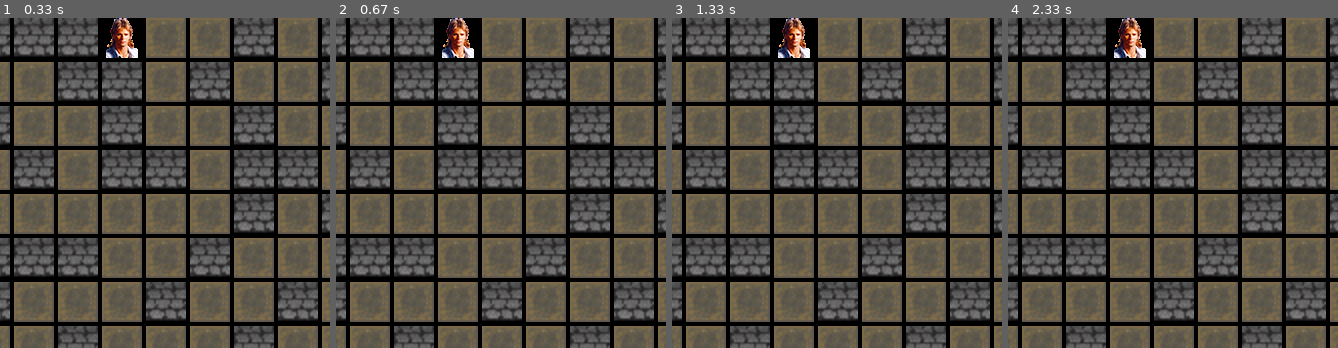
Above: before the commit, frames 1-4 (left to right).
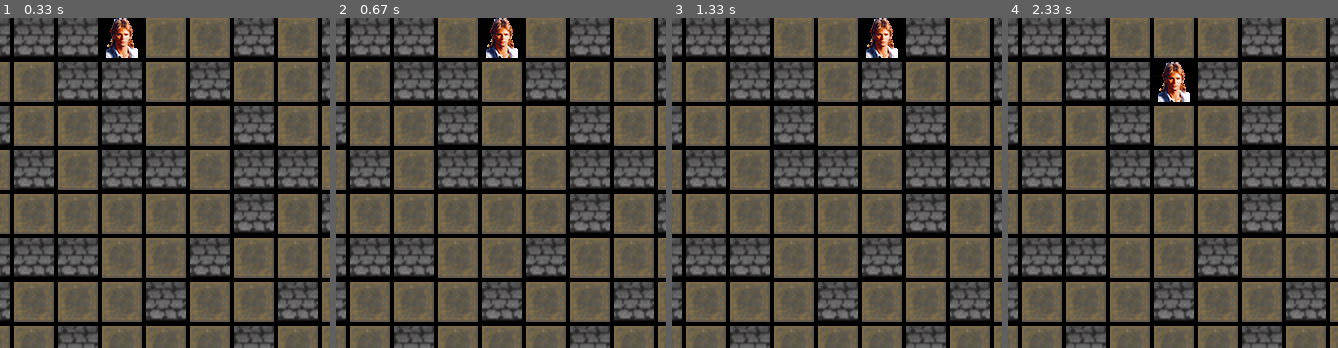
Above: after the commit, the same moments.

Repository: DenisLamalis/cours-python
Game: pygame game, started from environments/oc-p3/main.py
The game is run twice, just before and just after one commit, with the same random seed, the same clock (stepped at 60 frames per second) and the same inputs.
Inputs:
- Up to frame 1 (0.33 s): no input
- Up to frame 2 (0.67 s): hold Right from 0.33 s (still down)
- Up to frame 3 (1.33 s): release Right at 0.8 s; hold Up 0.83-1.13 s; hold Right from 1.17 s (still down)
- Up to frame 4 (2.33 s): release Right at 1.63 s; hold Left 1.67-2.22 s; hold Down from 2.25 s (still down)
The pictures show only the part of the screen within x 5-55%, y 0-50%; the shares and areas given below are measured in that part.

Frame 1 is identical in both runs. In frame 2, 2.9% of the frame differs, in the area x 30-57%, y 0-13%; in frame 3, 2.9%; in frame 4, 2.9%.

Commit message:
oc-p3 in progress

Diff:
--- a/environments/oc-p3/draw_maze.py
+++ b/environments/oc-p3/draw_maze.py
@@ -22,6 +22,8 @@
         self.screen_start()
         self.screen_goal()
         self.screen_items()
+        # self.display_mac()
+        # self.move_mac(self.position_perso)
 
         # self.draw_maze()
 
@@ -93,15 +95,21 @@
             i = i + 1
         pygame.display.flip()
 
-    def display_mac(self, position_mac):
-        """ Display MacGyver on the maze. """
-        self.img_mg = pygame.image.load('images/MacGyver.png').convert()
-        position_mac = list(self.start)[0]
-        pos_x = position_mac.y * 44
-        pos_y = position_mac.x * 44
-        # self.pos_mg = pygame.Rect((pos_x, pos_y, 28, 38))
-        self.window.blit(self.img_mg, (pos_x, pos_y))
-        pass
+    # def display_mac(self):
+    #     """ Display MacGyver on the maze. """
+    #     self.img_mg = pygame.image.load('images/MacGyver.png').convert()
+    #     position_mac = list(self.start)[0]
+    #     pos_x = position_mac.y * 44
+    #     pos_y = position_mac.x * 44
+    #     self.position_perso = pygame.Rect((pos_x, pos_y, 28, 38))
+    #     self.window.blit(self.img_mg, self.position_perso)
+    #     pygame.display.flip()
+
+    # def move_mac(self, position_perso):
+    #     self.position_perso = position_perso.move(0,44)
+    #     self.window.blit(self.img_mg, self.position_perso)
+    #     pygame.display.flip()
+
 
 # if __name__ == '__main__':
 
--- a/environments/oc-p3/macgyver.py
+++ b/environments/oc-p3/macgyver.py
@@ -1,3 +1,4 @@
+
 from maze import Maze
 from position import Position
 import settings as constants
@@ -11,24 +12,28 @@
         self.bag = ''
         self.paths = maze.paths
 
+
     def move(self, direction):
         if direction == 'UP':
             if Position.up(self.mg_pos) in self.paths:
                 self.mg_pos = Position.up(self.mg_pos)
                 print(f'La case est valide, nouvelle position de MacGyver : {self.mg_pos}')
+                return True
         if direction == 'DOWN':
             if Position.down(self.mg_pos) in self.paths:
                 self.mg_pos = Position.down(self.mg_pos)
                 print(f'La case est valide, nouvelle position de MacGyver : {self.mg_pos}')
+                return True
         if direction == 'RIGHT':
             if Position.right(self.mg_pos) in self.paths:
                 self.mg_pos = Position.right(self.mg_pos)
                 print(f'La case est valide, nouvelle position de MacGyver : {self.mg_pos}')
-                return self.mg_pos
+                return True
         if direction == 'LEFT':
             if Position.left(self.mg_pos) in self.paths:
                 self.mg_pos = Position.left(self.mg_pos)
                 print(f'La case est valide, nouvelle position de MacGyver : {self.mg_pos}')
+                return True
 
     def in_bag(self):
         """ """
--- a/environments/oc-p3/main.py
+++ b/environments/oc-p3/main.py
@@ -14,12 +14,16 @@
     def __init__(self):
         """ Initialize the game. """
         pygame.init()
+        self.window = pygame.display.set_mode((660, 660))
 
         self.m = Maze(constants.FILENAME)
         self.mg = MacGyver(self.m)
 
         # display the maze with pygame
         MazeScreen(self.m.paths, self.m.walls, self.m.start, self.m.goal, self.m.items)
+
+        self.start = self.m.start
+        self.display_mac()
 
     def run_game(self):
         """ Start the main loop for the game. """
@@ -40,15 +44,42 @@
 
         if event.key == pygame.K_RIGHT:
             # move MacGyver to the right
-            self.mg.move('RIGHT')
+            validate = self.mg.move('RIGHT')
+            if validate == True:
+                self.move_mac((44, 0))
         elif event.key == pygame.K_LEFT:
-            self.mg.move('LEFT')
+            validate = self.mg.move('LEFT')
+            if validate == True:
+                self.move_mac((-44, 0))
         elif event.key == pygame.K_DOWN:
-            self.mg.move('DOWN')
+            validate = self.mg.move('DOWN')
+            if validate == True:
+                self.move_mac((0, 44))
         elif event.key == pygame.K_UP:
-            self.mg.move('UP')
+            validate = self.mg.move('UP')
+            if validate == True:
+                self.move_mac((0, -44))
         elif event.key == pygame.K_q:
             sys.exit()
+
+    def display_mac(self):
+        """ Display MacGyver on the maze. """
+        self.img_mg = pygame.image.load('images/MacGyver.png').convert()
+        position_mac = list(self.start)[0]
+        pos_x = position_mac.y * 44
+        pos_y = position_mac.x * 44
+        self.position_perso = pygame.Rect((pos_x, pos_y, 28, 38))
+        self.window.blit(self.img_mg, self.position_perso)
+        pygame.display.flip()
+
+    def move_mac(self, move):
+        """ """
+        self.image = pygame.image.load('images/floor.bmp').convert()
+        self.window.blit(self.image, self.position_perso)
+        self.position_perso = self.position_perso.move(move)
+        self.window.blit(self.img_mg, self.position_perso)
+        pygame.display.flip()
+
 
     # def check_special(self, cell_pos):
         # if cell == item
--- a/environments/oc-p3/maze.py
+++ b/environments/oc-p3/maze.py
@@ -13,6 +13,7 @@
         self.start = set()
         self.goal = set()
         self.items = set()
+        self.player = set()
 
         self.organize_the_maze()
         self.put_items()
@@ -31,6 +32,7 @@
                     elif col == constants.START_CHAR:
                         self.start.add(Position(x, y))
                         self.paths.add(Position(x, y))
+                        self.player.add(Position(x, y))
                     elif col == constants.GOAL_CHAR:
                         self.goal.add(Position(x, y))
                         self.paths.add(Position(x, y))
